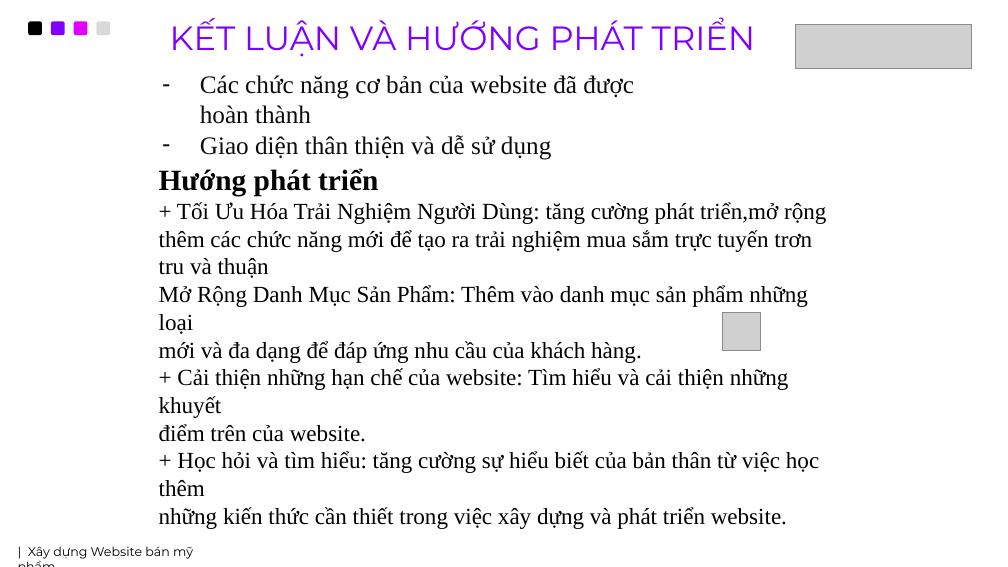
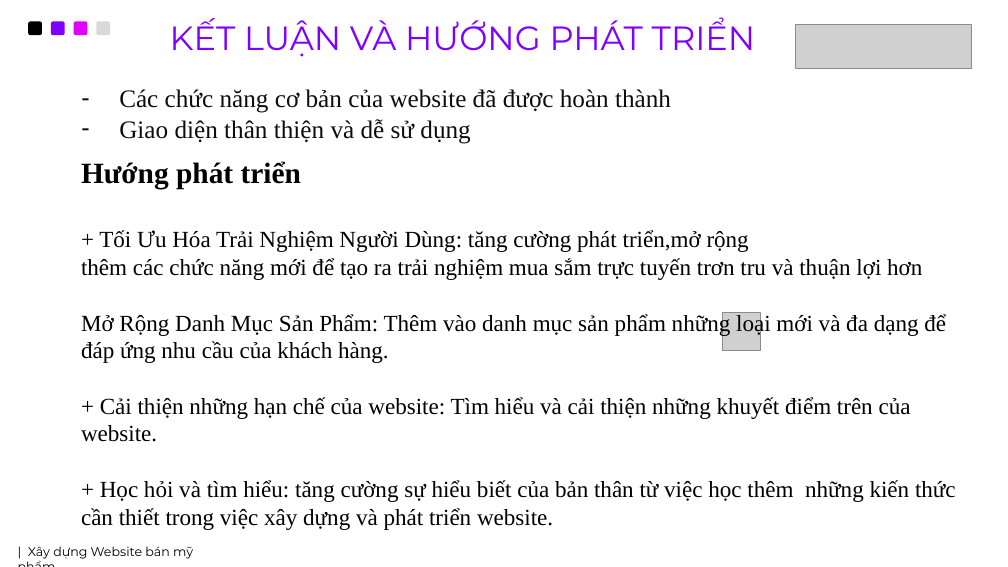
Before and after one commit to Mint234556/csn-da21tta-lymyduyen-webbanhang-nodejs, a slide deck: slide 14 of thesis/WEBBANHANG.pptx (slide 11 before the commit). Drawn at 1008x567 pixels with LibreOffice and Linux fonts; fonts in the diff are those of the drawing; grey boxes stand for pictures; background and template pictures are left out. Boxes give left, top, right and bottom in pixels: in the first picture for what was removed or moved away, otherwise in the second. Text is boxed around its words. In the diff, an @@ line names an element or a change of style, - is before the commit and + after.

```diff
--- a/thesis/WEBBANHANG.pptx
+++ b/thesis/WEBBANHANG.pptx
@@ text "Các chức năng cơ bản ..." rewrapped from <box>200,75,634,160</box> to <box>119,89,671,144</box> @@
@@ text "Hướng phát triển": place and size @@
-text "Hướng phát triển" at <box>159,168,826,529</box>
+text "Hướng phát triển" at <box>81,161,956,530</box>
@@ text at <box>81,258,956,530</box>: text changed @@
-thêm các chức năng mới để tạo ra trải nghiệm mua sắm trực tuyến trơn tru và thuận
-Mở Rộng Danh Mục Sản Phẩm: Thêm vào danh mục sản phẩm những loại
-mới và đa dạng để đáp ứng nhu cầu của khách hàng.
-+ Cải thiện những hạn chế của website: Tìm hiểu và cải thiện những khuyết
-điểm trên của website.
-+ Học hỏi và tìm hiểu: tăng cường sự hiểu biết của bản thân từ việc học thêm
-những kiến thức cần thiết trong việc xây dựng và phát triển website.
+thêm các chức năng mới để tạo ra trải nghiệm mua sắm trực tuyến trơn tru và thuận lợi hơn
+Mở Rộng Danh Mục Sản Phẩm: Thêm vào danh mục sản phẩm những loại mới và đa dạng để đáp ứng nhu cầu của khách hàng.
++ Cải thiện những hạn chế của website: Tìm hiểu và cải thiện những khuyết điểm trên của website.
++ Học hỏi và tìm hiểu: tăng cường sự hiểu biết của bản thân từ việc học thêm những kiến thức cần thiết trong việc xây dựng và phát triển website.
```
Also in this commit, not shown: 3 slides added.
